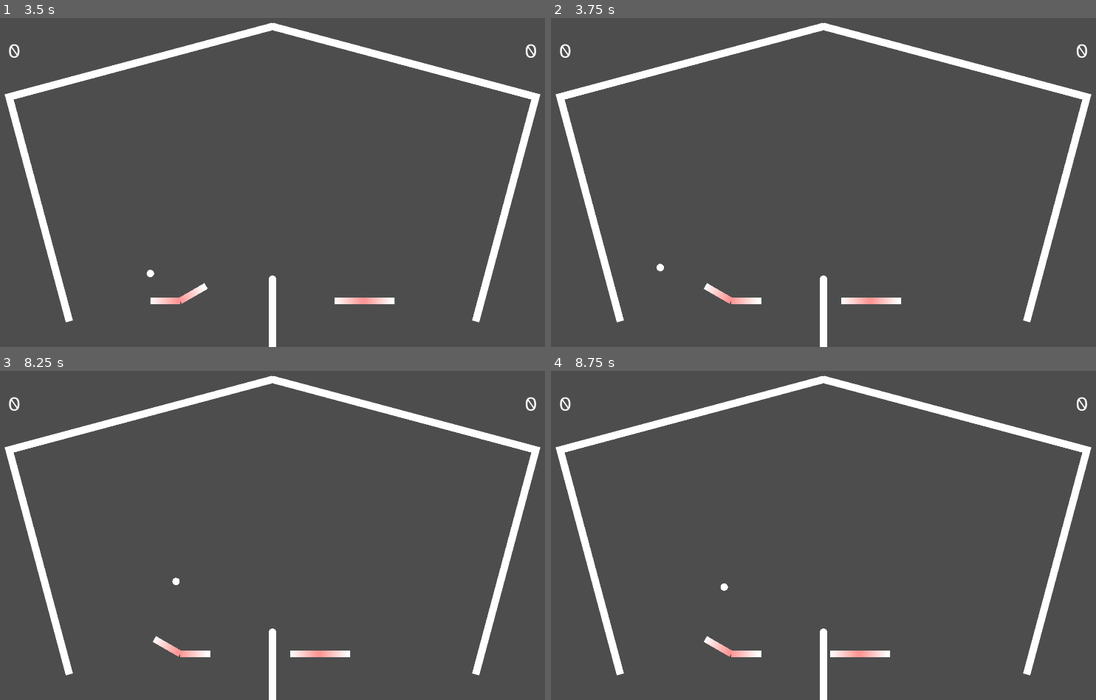
Above: before the commit, frames 1-4 (two rows, left to right).
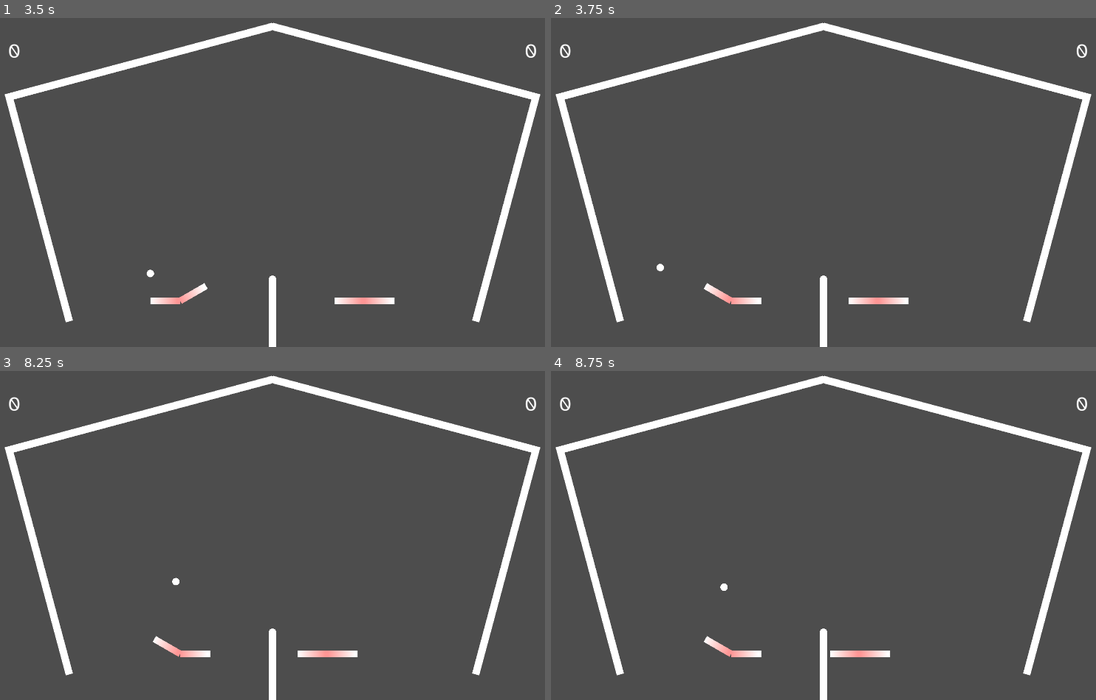
Above: after the commit, the same moments.

Repository: Skelothan/PinballPongReponged
Game: Godot game, scene res://Scenes/PinballPongArena.tscn
Two runs of this game, one before a commit and one after it. Both use one fixed random seed, a clock stepped at 60 frames per second and the inputs below.
Inputs:
- Up to frame 1 (3.5 s): tap Enter at 0.5 s; hold G (p1_flip_right) 0.53-1.28 s; hold W (p1_flip_both) 0.53-1.28 s; tap Escape (reset) at 1.25 s; hold F (p1_flip_left) 1.28-2.03 s; tap Up (p2_flip_both) at 1.35 s; hold , (p2_flip_left) 2.03-2.78 s; hold G (p1_flip_right) from 2.03 s (still down); tap . (p2_flip_right) at 2.85 s
- Up to frame 2 (3.75 s): release G (p1_flip_right) at 3.53 s; hold F (p1_flip_left) from 3.53 s (still down); hold Left (p2_move_left) from 3.53 s (still down)
- Up to frame 3 (8.25 s): release Left (p2_move_left) at 4.28 s; tap Right (p2_move_right) at 4.35 s; hold W (p1_flip_both) 5.03-5.78 s; tap Escape (reset) at 5.75 s; release F (p1_flip_left) at 5.78 s; hold G (p1_flip_right) 5.78-8.03 s; tap Up (p2_flip_both) at 5.85 s; hold , (p2_flip_left) 6.53-7.28 s; tap . (p2_flip_right) at 7.35 s; hold F (p1_flip_left) from 8.03 s (still down); hold Left (p2_move_left) from 8.03 s (still down)
- Up to frame 4 (8.75 s): keep holding F (p1_flip_left); keep holding Left (p2_move_left)

Frame 1 is identical in both runs. In frame 2, 0.2% of the frame differs, in the area x 53-66%, y 84-87%; in frame 3, 0.2%, in the area x 31-66%, y 62-87%; in frame 4, less than 0.1%.

Commit message:
fix: mostly fix the clipping issues

Diff:
--- a/Objects/Ball.tscn
+++ b/Objects/Ball.tscn
@@ -17,6 +17,7 @@
 [node name="Ball" type="RigidBody2D"]
 collision_layer = 2
 physics_material_override = ExtResource("1_w66na")
+continuous_cd = 2
 script = ExtResource("1_lww6v")
 
 [node name="CollisionShape2D" type="CollisionShape2D" parent="."]
--- a/Objects/Paddle.tscn
+++ b/Objects/Paddle.tscn
@@ -1,11 +1,12 @@
-[gd_scene load_steps=8 format=3 uid="uid://ob0lbhmds5ll"]
+[gd_scene load_steps=9 format=3 uid="uid://ob0lbhmds5ll"]
 
 [ext_resource type="Script" uid="uid://cg0p2quhgpyit" path="res://Scripts/paddle.gd" id="1_6vb5h"]
+[ext_resource type="PhysicsMaterial" uid="uid://1ogpdqh183yc" path="res://PhysicsMaterials/Paddle.phymat.tres" id="2_cxnwh"]
 [ext_resource type="Texture2D" uid="uid://um1xqr0vgw0y" path="res://Textures/PaddleP1L.texture.tres" id="2_glji8"]
 [ext_resource type="Gradient" uid="uid://nv1745k5nnaw" path="res://Textures/PaddleP1R.gradient.tres" id="3_glji8"]
 
 [sub_resource type="RectangleShape2D" id="RectangleShape2D_rjhxm"]
-size = Vector2(27, 36)
+size = Vector2(31, 36)
 
 [sub_resource type="BoxMesh" id="BoxMesh_ujhtd"]
 
@@ -14,12 +15,13 @@
 [sub_resource type="GradientTexture1D" id="GradientTexture1D_n20g4"]
 gradient = ExtResource("3_glji8")
 
-[node name="Paddle" type="CharacterBody2D"]
-motion_mode = 1
+[node name="Paddle" type="Node2D"]
 script = ExtResource("1_6vb5h")
 
-[node name="LeftFlipper" type="CharacterBody2D" parent="." groups=["Paddle"]]
+[node name="LeftFlipper" type="AnimatableBody2D" parent="." groups=["Paddle"]]
 collision_mask = 2
+physics_material_override = ExtResource("2_cxnwh")
+sync_to_physics = false
 
 [node name="CollisionShape2D" type="CollisionShape2D" parent="LeftFlipper"]
 position = Vector2(-13.5, 1.5)
@@ -32,8 +34,10 @@
 mesh = SubResource("BoxMesh_ujhtd")
 texture = ExtResource("2_glji8")
 
-[node name="RightFlipper" type="CharacterBody2D" parent="." groups=["Paddle"]]
+[node name="RightFlipper" type="AnimatableBody2D" parent="." groups=["Paddle"]]
 collision_mask = 2
+physics_material_override = ExtResource("2_cxnwh")
+sync_to_physics = false
 
 [node name="CollisionShape2D" type="CollisionShape2D" parent="RightFlipper"]
 position = Vector2(13.5, 1.5)
--- /dev/null
+++ b/PhysicsMaterials/Paddle.phymat.tres
@@ -0,0 +1,3 @@
+[gd_resource type="PhysicsMaterial" format=3 uid="uid://1ogpdqh183yc"]
+
+[resource]
--- /dev/null
+++ b/PhysicsMaterials/Wall.phymat.tres
@@ -0,0 +1,3 @@
+[gd_resource type="PhysicsMaterial" format=3 uid="uid://h8amffskjupi"]
+
+[resource]
--- a/Scenes/PinballPongArena.tscn
+++ b/Scenes/PinballPongArena.tscn
@@ -25,6 +25,7 @@
 [sub_resource type="BoxMesh" id="BoxMesh_1v1nj"]
 
 [sub_resource type="RectangleShape2D" id="RectangleShape2D_csrox"]
+size = Vector2(20.8864, 41.2251)
 
 [node name="PinballPongArena" type="Node2D"]
 script = ExtResource("1_to8ph")
@@ -32,7 +33,6 @@
 [node name="P1_Paddle" parent="." instance=ExtResource("2_32u68")]
 position = Vector2(-250, 250)
 scale = Vector2(3, 3)
-move_speed = 600
 flip_speed = 400
 flip_angle = 30.0
 left_bound = -450.0
@@ -41,7 +41,6 @@
 [node name="P2_Paddle" parent="." instance=ExtResource("2_32u68")]
 position = Vector2(250, 250)
 scale = Vector2(3, 3)
-move_speed = 600
 flip_speed = 250
 flip_angle = 30.0
 player = 2
@@ -98,6 +97,7 @@
 physics_material_override = ExtResource("6_q4yph")
 
 [node name="CollisionShape2D" type="CollisionShape2D" parent="Walls/LeftSideWall/StaticBody2D"]
+position = Vector2(0, 10.1407)
 shape = SubResource("RectangleShape2D_csrox")
 
 [node name="LeftCeiling" type="Node2D" parent="Walls"]
@@ -114,6 +114,8 @@
 physics_material_override = ExtResource("6_q4yph")
 
 [node name="CollisionShape2D" type="CollisionShape2D" parent="Walls/LeftCeiling/StaticBody2D"]
+position = Vector2(0.47186, -10.0174)
+scale = Vector2(1, 1)
 shape = SubResource("RectangleShape2D_csrox")
 
 [node name="RightCeiling" type="Node2D" parent="Walls"]
@@ -130,6 +132,8 @@
 physics_material_override = ExtResource("6_q4yph")
 
 [node name="CollisionShape2D" type="CollisionShape2D" parent="Walls/RightCeiling/StaticBody2D"]
+position = Vector2(0.0619707, -10.3109)
+scale = Vector2(1, 1)
 shape = SubResource("RectangleShape2D_csrox")
 
 [node name="RightSideWall" type="Node2D" parent="Walls"]
@@ -146,6 +150,7 @@
 physics_material_override = ExtResource("6_q4yph")
 
 [node name="CollisionShape2D" type="CollisionShape2D" parent="Walls/RightSideWall/StaticBody2D"]
+position = Vector2(4.76837e-07, 10.1169)
 shape = SubResource("RectangleShape2D_csrox")
 
 [node name="DeathBarrier" parent="." instance=ExtResource("7_g8vyv")]
--- a/Scripts/paddle.gd
+++ b/Scripts/paddle.gd
@@ -1,9 +1,9 @@
-extends CharacterBody2D
+extends Node2D
 
 @export var move_speed = 500
 
-var left_flipper: CharacterBody2D
-var right_flipper: CharacterBody2D
+var left_flipper: AnimatableBody2D
+var right_flipper: AnimatableBody2D
 @export var flip_speed = 500
 ## Flip angle in degrees
 @export var flip_angle = 45.0
--- a/project.godot
+++ b/project.godot
@@ -101,6 +101,10 @@
 ]
 }
 
+[physics]
+
+2d/solver/solver_iterations=32
+
 [rendering]
 
 renderer/rendering_method="gl_compatibility"
